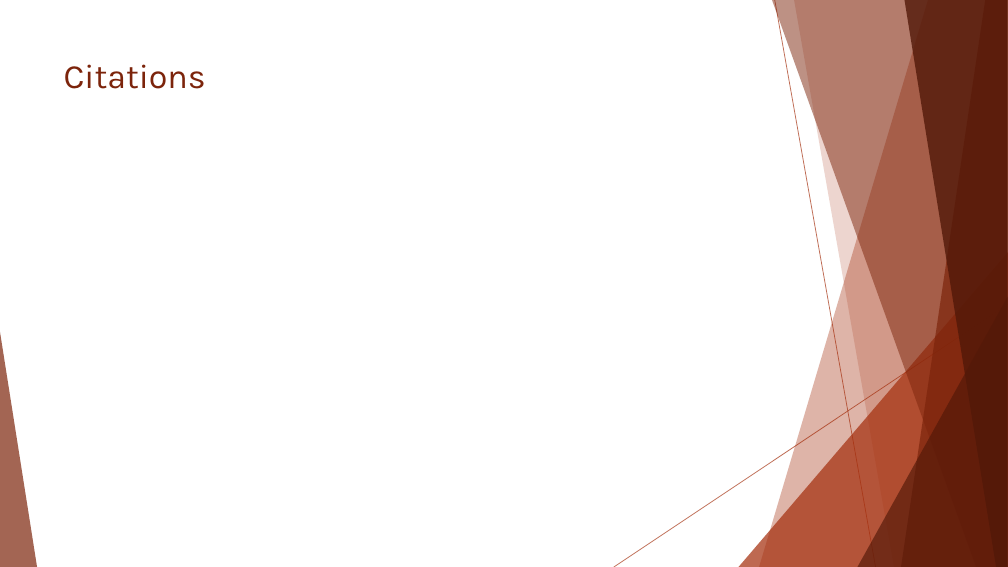
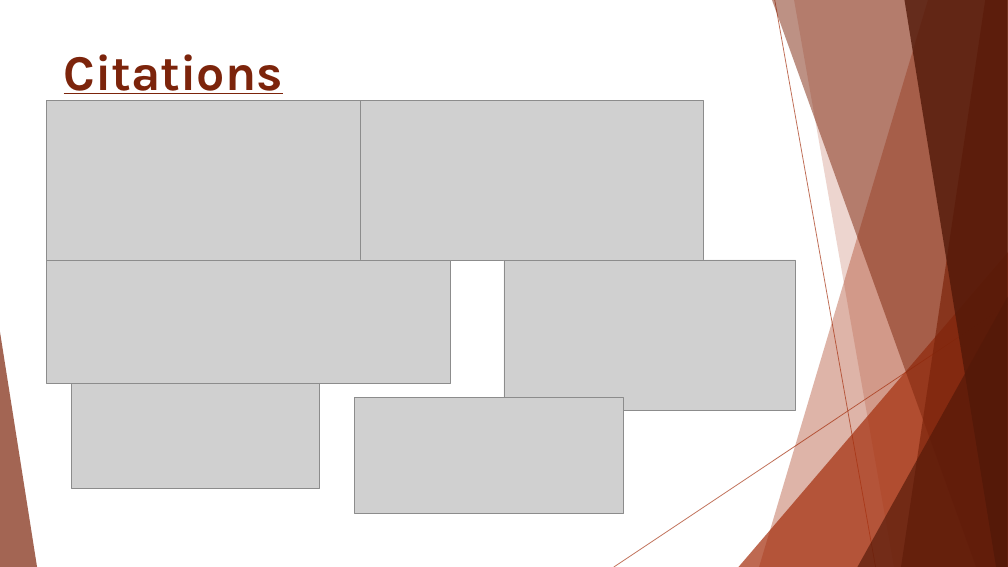
Before and after one commit to dslachar/analysis_of_crp_data, a slide deck: slide 17 of project_presention.pptx (slide 16 before the commit). Drawn at 1008x567 pixels with LibreOffice and Linux fonts; fonts in the diff are those of the drawing; grey boxes stand for pictures. Boxes give left, top, right and bottom in pixels: in the first picture for what was removed or moved away, otherwise in the second. Text is boxed around its words. In the diff, an @@ line names an element or a change of style, - is before the commit and + after.

```diff
--- a/project_presention.pptx
+++ b/project_presention.pptx
@@ title "Citations": place and size @@
-title "Citations" at box(64, 64, 206, 89)
+title "Citations" at box(64, 54, 283, 102)
@@ title "Citations" at box(64, 54, 283, 102): size 32.4 to 47.7 pt, bold on, underline on @@
@@ picture added at box(47, 100, 389, 270) @@
@@ picture added at box(361, 100, 703, 260) @@
@@ picture added at box(47, 260, 451, 384) @@
@@ picture added at box(504, 260, 796, 411) @@
@@ picture added at box(71, 384, 320, 488) @@
@@ picture added at box(355, 398, 624, 514) @@
```
Also in this commit, not shown: 6 other slides changed, 3 slides added, 2 slides removed.
